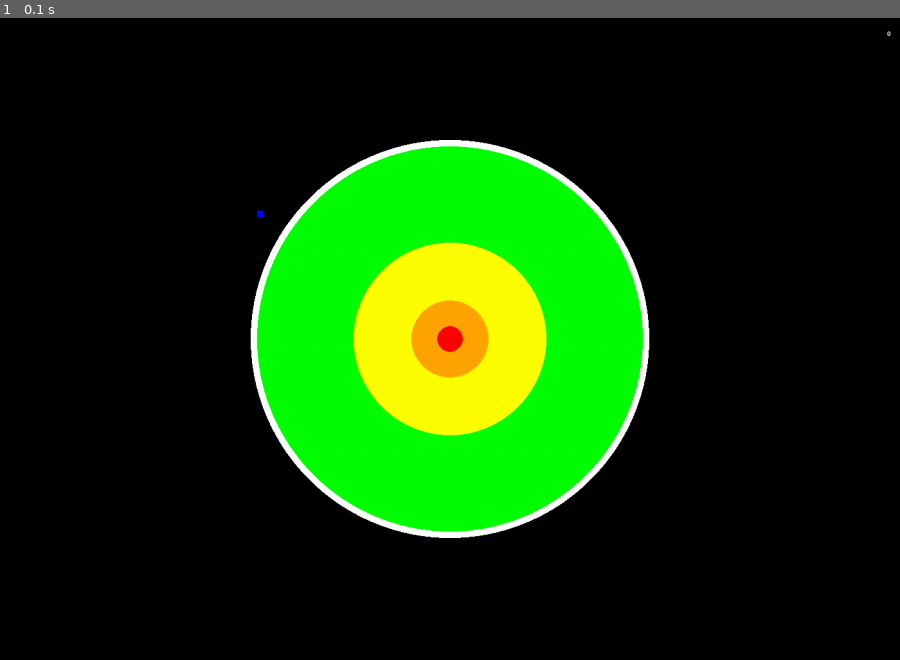
Above: before the commit, frame 1.
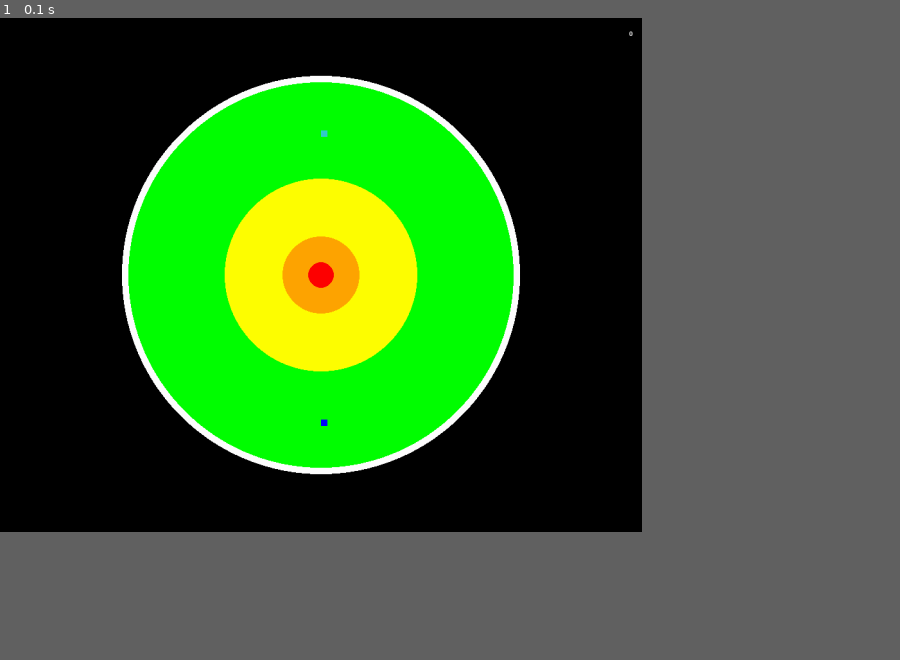
Above: after the commit, the same moment.

Repository: ReadHoffman/Pygame_Learning
Game: pygame game, started from Pygame_Learning.py
Same seed, same stepped clock (60 frames per second), same inputs: the game is played once before the commit and once after it.
Inputs:
- Up to frame 1 (0.1 s): no input
The window is 900x642 before the commit and 642x514 after it. Grey fills any space a smaller window leaves; there, only what the larger window draws over its background counts as a difference.

The runs differ from the first frame. In frame 1, 27% of the frame differs, in the area x 13-99%, y 2-81%.

Commit message:
Added blockers

Diff:
--- a/Pygame_Learning.py
+++ b/Pygame_Learning.py
@@ -34,14 +34,22 @@
 
 # Formulas
 
-# move based on radians and distance
+# move based on radians and distance, indexed to 0,0
 def new_pos(rads, offset):
     x = math.cos(rads) * offset
     y = math.sin(rads) * offset
     return (x, y)
 
+# add two positions together
+def add_pos(pos1,pos2):
+    return tuple(map(operator.add, pos1, pos2))
+
 def distance_between(pos1,pos2):
     return math.hypot(pos1[0]-pos2[0], pos1[1]-pos2[1])
+
+def vector_full(pos1,pos2):
+    return ( (pos2[0]-pos1[0])*-1 ,pos2[1]-pos1[1])
+
 
 # determine which zone object is in
 def in_zone(center):
@@ -52,8 +60,21 @@
         first_false_index = len(Zones)
     return Zones[first_false_index-1]
 
+def quit_on_clicked(rect_obj):
+    if click==True and rect_obj.collidepoint(mouse_pos) == True:
+        result = True
+    else:
+        result = False
+    return result
+#def increment_towards(pos,vector,pos_final,delta_v_rate,speed_final):
+#    dist = distance_between(pos,pos_final)
+#    speed = distance_between((0,0),vector)
+#    decel_dist =
+
+
 # empty lists
 projectiles = []
+blockers = []
 
 # Create classes
 class Screen:
@@ -68,6 +89,23 @@
     def set_mode(self):
         return pygame.display.set_mode(self.size)
 
+class Button:
+    def __init__(self,pos,color,width,height):
+        self.pos = pos
+        self.color = color
+        self.width = width
+        self.height = height
+
+    @property
+    def rect(self):
+        return pygame.Rect( self.pos[0], self.pos[1], self.width,self.height )
+
+    def draw(self):
+        pygame.draw.rect(screen, WHITE , self.rect )
+
+
+
+
 
 class Zone:
     def __init__(self, num, pos, radius, color):
@@ -80,6 +118,42 @@
     def draw(self):
         pygame.draw.circle( *self.rect )
 
+class Blocker:
+    def __init__(self,pos,width,height,fired_by,pos_fired_by):
+        self.pos = pos
+        self.width = width
+        self.height = height
+        self.fired_by = fired_by
+        self.pos_fired_by = pos_fired_by
+        self.original_width = width
+        self.vector_full = vector_full(self.pos_fired_by,self.pos)
+        self.rads = math.atan2(*self.vector_full)
+        self.width_change = .25
+        self.width_max = width*2
+
+        self.visible = True
+
+    def change_size(self,direction):
+        if direction=='Down':
+            self.width = max(0,self.width - self.width_change*self.original_width)
+        if direction == 'Up':
+            self.width = min(self.width_max,self.width + self.width_change*self.original_widths)
+
+
+
+#    def polygon(self):
+#        pos1 = add_pos(self.pos, new_pos(self.rads,self.width/2) ) #bottom left
+#        pos2 = add_pos(pos1, new_pos(self.rads+math.pi,self.width)) #bottom right
+#        pos3 = add_pos(pos2, new_pos(self.rads+(math.pi*1.5),self.height) ) #top right
+#        pos4 = add_pos(pos3, new_pos(self.rads,self.width) ) #top left
+#        return [ pos1,pos2,pos3,pos4]
+
+    def rect(self):
+        return pygame.Rect( self.pos[0], self.pos[1], self.width,self.height )
+
+    def draw(self):
+        return pygame.draw.rect(screen, RED, self.rect() )
+
 class Projectile:
     def __init__(self,pos,pos_end,fired_by):
         self.pos = pos
@@ -90,33 +164,42 @@
         self.height = 3 #hardcode not scaled
         self.speed = 2 #hardcode not scaled
         self.fired_by = fired_by
+        self.phase = 1
+        self.phase_max = 30
         self.boom_radius = 10
 
-        self.vector_full = ( (self.pos_end[0]-self.pos_start[0])*-1 ,self.pos_end[1]-self.pos_start[1]) #pygame flips y axis
+        self.vector_full = vector_full(self.pos_start,self.pos_end)
+#       self.vector_full =  ( (self.pos_end[0]-self.pos_start[0])*-1 ,self.pos_end[1]-self.pos_start[1]) #pygame flips y axis
         self.rads = math.atan2(*self.vector_full)+math.pi/2
-        self.vector = new_pos(self.rads,self.speed)
-
-    @property
+        self.visible = True
+
+    def vector(self):
+        return new_pos(self.rads,self.speed)
+
     def center(self):
         return (int(self.pos[0]+self.width/2), int(self.pos[1]+self.height/2))
 
     def update_pos(self):
-        self.pos = tuple(map(operator.add, self.pos, self.vector))
+        self.pos = add_pos(self.pos, self.vector() )
+
+    def rect(self):
+        return pygame.Rect( self.pos[0], self.pos[1], self.width,self.height )
 
     def draw(self):
-        if in_zone(self.center).num<=4:
-            rect = ( self.pos[0], self.pos[1], self.width,self.height )
-            result = pygame.draw.rect(screen, BLACK , rect )
-        else:
-            self.speed = 0
-            result = pygame.draw.circle(screen, BLACK , self.center, self.boom_radius )
-        return result
-
-
-
-
-
-class Player:
+        if self.visible == True:
+            if in_zone(self.center()).num<=4:
+                return pygame.draw.rect(screen, BLACK , self.rect() )
+            else:
+                self.speed = 0
+                if self.phase>=self.phase_max:
+                    self.visible=False
+                else:
+                    pygame.draw.circle(screen, BLACK , self.center(), self.boom_radius )
+                    self.phase += 1
+
+
+
+class Combatant(object):
     def __init__(self, name, pos, vector,color,width,height):
         self.name = name
         self.pos = pos
@@ -127,20 +210,60 @@
         self.width = width
         self.height = height
         self.aim_pos = None
-
-    @property
+        self.friction = .995
+        self.mode = 'Block'
+        self.wait_attack = 30
+        self.timer_attack = 0
+        self.wait_block = 30
+        self.timer_block = 0
+
     def center(self):
         return (self.pos[0]+self.width/2, self.pos[1]+self.height/2)
 
-    @property
-    def shape(self):
+    def rect(self):
         return pygame.Rect(self.pos[0], self.pos[1], self.width, self.height)
 
     def draw(self):
-        pygame.draw.rect(screen, self.color , self.shape)
+        pygame.draw.rect(screen, self.color , self.rect())
 
     def update_pos(self):
         self.pos = tuple(map(operator.add, self.pos, self.vector))
+
+    # this ends the game if you die
+    def check_death(self):
+        if in_zone(self.center()).num == 5:
+            self.color = RED
+            return True
+
+class Computer(Combatant):
+    def __init__(self, name, pos, vector,color,width,height):
+        super().__init__( name, pos, vector,color,width,height)
+
+    def update_vector(self):
+        pass
+#        if pressed[pygame.K_w]: w=-.02
+#        else: w=0
+#        if pressed[pygame.K_a]: a=-.02
+#        else: a=0
+#        if pressed[pygame.K_s]: s=.02
+#        else: s=0
+#        if pressed[pygame.K_d]: d=.02
+#        else: d=0
+#        ws = w+s
+#        ad = a+d
+#        self.vector = (self.vector[0]+ad,self.vector[1]+ws)
+
+    def aim(self,target):
+        self.aim_pos = target.pos
+
+    def fire(self):
+        if in_zone(self.center()).num == 4:
+            self.aim(Combatant1)
+            projectiles.append(Projectile(self.pos,self.aim_pos,self.name))
+
+class Human(Combatant):
+    def __init__(self, name, pos, vector,color,width,height):
+        super().__init__( name, pos, vector,color,width,height)
 
     def update_vector(self):
         if pressed[pygame.K_w]: w=-.02
@@ -153,30 +276,31 @@
         else: d=0
         ws = w+s
         ad = a+d
-        self.vector = (self.vector[0]+ad,self.vector[1]+ws)
+        self.vector = ((self.vector[0]+ad)*self.friction,(self.vector[1]+ws)*self.friction)
+
+    def mode_toggle(self):
+        if SPACEDOWN==True:
+            if self.mode == 'Block': self.mode = 'Attack'
+            else: self.mode = 'Block'
 
     def aim(self):
-        self.aim_pos = pygame.mouse.get_pos()
-
-    @property
-    def in_zone(self):
-        in_zone = [distance_between(self.center,zone.pos)<=zone.radius for zone in Zones] #eg player in green zone4 will return T,T,T,T
-        try:
-            first_false_index = in_zone.index(False) #since zones are inclusive and ordered desc, the first false indicates the wides zone where player is not
-        except:
-            first_false_index = len(Zones)
-        return Zones[first_false_index-1] #offset by one will give current player zone
-
+        self.aim_pos = mouse_pos
 
     def fire(self):
-        if click==True and in_zone(self.center).num == 4:
+        print('Firing')
+        if click==True and in_zone(self.center()).num == 4:
             self.aim()
-            projectiles.append(Projectile(self.pos,self.aim_pos,self.name))
-#                pygame.draw.circle(screen, WHITE , self.aim_pos, 5)
-
+            if self.mode == 'Attack' and self.timer_attack>=self.wait_attack:
+                projectiles.append(Projectile(self.center(),self.aim_pos,self.name))
+                self.timer_attack = 0
+            elif self.mode == 'Block' and self.timer_block>=self.wait_block:
+                blockers.append(Blocker(self.aim_pos,20,1,self.name,self.center()))
+                self.timer_block = 0
+        self.timer_attack = self.timer_attack+1
+        self.timer_block = self.timer_block+1
 
 #create instance of screen
-screen1 = Screen(1400,1000)
+screen1 = Screen(1000,800)
 
 # start pygame
 pygame.init()
@@ -190,8 +314,7 @@
 # Loop until the user clicks the close button.
 done = False
 
-#create player
-Player1 = Player('Read',(400,300),(.1,.1),BLUE,10,10)
+
 
 #create arena
 Zone1 = Zone( 1,(screen1.center),20,RED )
@@ -199,44 +322,105 @@
 Zone3 = Zone( 3,(screen1.center),150,YELLOW )
 Zone4 = Zone( 4,(screen1.center),300,GREEN )
 Zone5 = Zone( 5,(screen1.center),310,WHITE )
-Zone6 = Zone( 6,(screen1.center),1000,BLACK ) #created for development, to prevent a player from never bing in a zone
+Zone6 = Zone( 6,(screen1.center),1000,BLACK ) #created for development, to prevent a Combatant from never bing in a zone
 
 Zones = [Zone6,Zone5,Zone4,Zone3,Zone2,Zone1]
+
+spawn_human = (Zone4.pos[0],Zone4.pos[1]+ ((Zone3.radius+Zone4.radius)/2) )
+spawn_computer = (Zone4.pos[0],Zone4.pos[1]- ((Zone3.radius+Zone4.radius)/2) )
+
+#create Combatants
+Combatant1 = Human('Read',spawn_human,(0,0),BLUE,10,10)#
+Combatant2 = Computer('Computer',spawn_computer,(0,0),TEAL,10,10)#
+
+combatants=[Combatant1,Combatant2]
+
+#create menu
+Quit_Button = Button( (10,10),WHITE,30,20 )
 
 # make cursor visible
 pygame.mouse.set_visible(True)
 pygame.mouse.set_cursor(*pygame.cursors.broken_x)
 
+
 # -------- Main Program Loop -----------
 while not done:
     # --- Event Processing
+    SPACEDOWN=False
     for event in pygame.event.get():
         if event.type == pygame.QUIT:
             done = True
+        elif event.type == pygame.KEYDOWN:
+            if event.key == pygame.K_SPACE: SPACEDOWN = True
+            else: SPACEDOWN = False
     pressed = pygame.key.get_pressed()
     click = (pygame.mouse.get_pressed() == (1, 0, 0) )
+    mouse_pos = pygame.mouse.get_pos()
+
+
 
     # --- Drawing
     # Set the screen background
     screen.fill(BLACK)
+    done = quit_on_clicked(Quit_Button.rect )
+
+    #draw menu
+    Quit_Button.draw()
 
     #draw all the zones
-    [x.draw() for x in Zones]
-
-    #draw player on screen
-    Player1.draw()
-    Player1.fire()
+    [zone.draw() for zone in Zones]
+
+    # draw all projectiles/blockers in current positions
+    [projectile.draw() for projectile in projectiles]
+    [blocker.draw() for blocker in blockers]
+
+    #draw Combatant on screen
+    [combatant.draw() for combatant in combatants]
+    [combatant.fire() for combatant in combatants]
+
 
     # --- Update info after drawing
     #update vector using key inputs and then update position
-    Player1.update_vector()
-    Player1.update_pos()
-
+    [combatant.update_vector() for combatant in combatants]
+    [combatant.update_pos() for combatant in combatants]
+    Combatant1.mode_toggle()
+
+    #end game on death
+    done = any([combatant.check_death() for combatant in combatants])
+
+    #check for projectile collisions
+    for projectile in projectiles:
+        for combatant in combatants:
+            if projectile.rect().colliderect(combatant.rect())==True:
+                #destroy projectile
+                projectile.speed = 0
+                projectile.visible=False
+
+#                #relocate player to start pos in base
+#                if combatant.name=='Read': #hardcode, fix this section later
+#                    combatant.pos = spawn_human
+#                else:
+#                    combatant.pos = spawn_computer
+
+        for blocker in blockers:
+            if projectile.rect().colliderect(blocker.rect())==True:
+                #destroy projectile
+                projectile.speed = 0
+                projectile.visible=False
+
+                # change blocker size
+                if blocker.fired_by==projectile.fired_by:
+                    blocker.change_size('Up')
+                else:
+                    blocker.change_size('Down')
+
+    #delete invisible projectiles
+    [projectiles.remove(projectile) for projectile in projectiles if projectile.visible==False ]
     #update all projectiles positions
-    [x.update_pos() for x in projectiles]
-
-    # draw all projectiles in current positions
-    [x.draw() for x in projectiles]
+    [projectile.update_pos() for projectile in projectiles]
+
+
+
 
 
     # Limit to 60 frames per second
